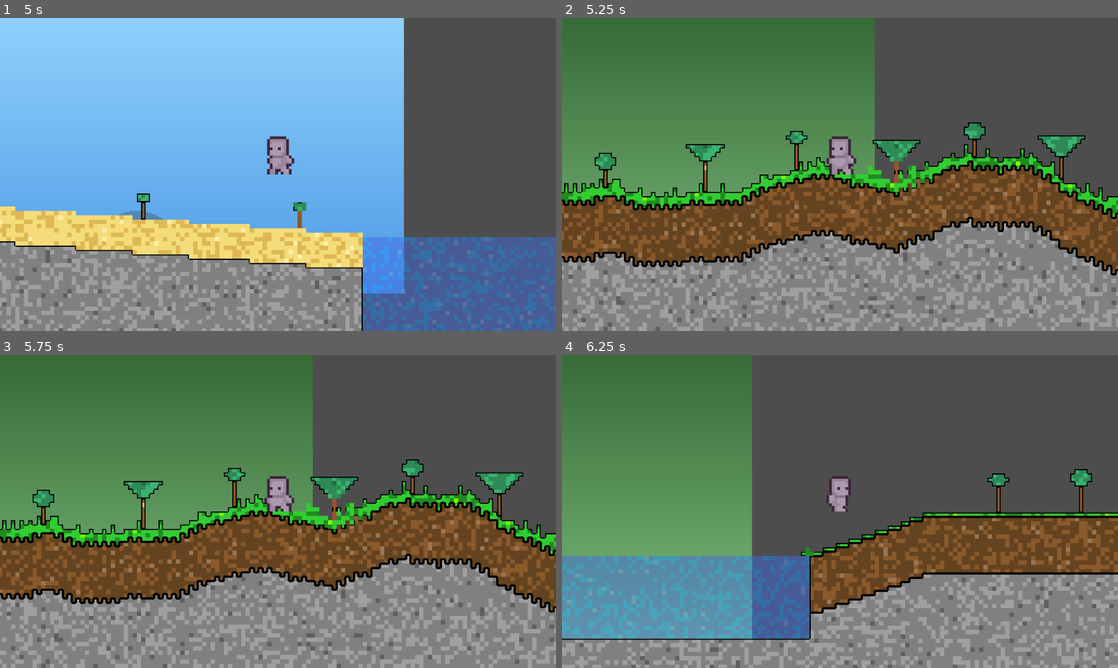
Above: before the commit, frames 1-4 (two rows, left to right).
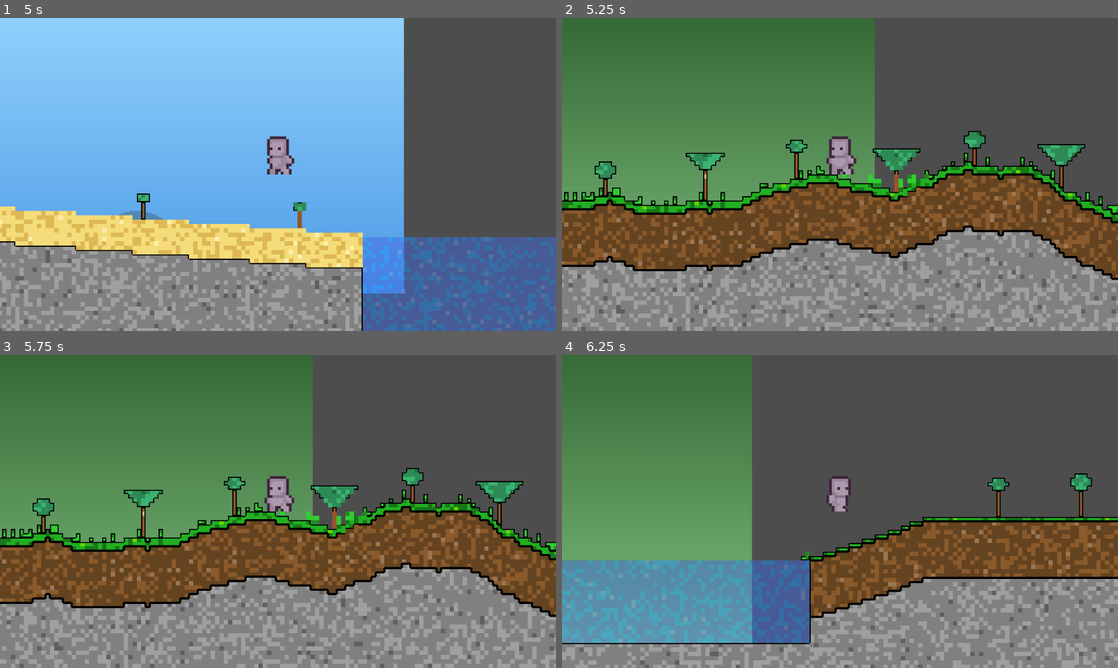
Above: after the commit, the same moments.

Repository: MessrsBrightside/pixel-mixel
Game: Godot game, scene res://scenes/main.tscn
The game is run twice, just before and just after one commit, with the same random seed, the same clock (stepped at 60 frames per second) and the same inputs.
Inputs (mouse positions are in pixels of both pictures, inside the frame that each line leads up to):
- Up to frame 1 (5 s): tap Enter (ui_accept) at 0.5, 0.77, 1.52, 3.02, 3.77, 4.52 s; move the mouse to (400, 158) at 0.52 s; hold Right (ui_right) 0.53-1.28 s; tap 1 at 0.6 s; click (400, 158) at 0.67 s; move the mouse to (166, 190) at 1.27 s; hold Down 1.28-2.03 s; tap 2 at 1.35 s; click (166, 190) at 1.42 s; move the mouse to (333, 105) at 2.02 s; hold Right (ui_right) 2.03-2.78 s; tap 3 at 2.1 s; click (333, 105) at 2.17 s; move the mouse to (250, 237) at 2.77 s; hold Up 2.78-3.53 s; tap 4 at 2.85 s; click (250, 237) at 2.92 s; move the mouse to (444, 221) at 3.52 s; hold Left (ui_left) from 3.53 s (still down); tap 5 at 3.6 s; click (444, 221) at 3.67 s; move the mouse to (111, 127) at 4.27 s; tap 6 at 4.35 s; click (111, 127) at 4.42 s
- Up to frame 2 (5.25 s): move the mouse to (867, 174) at 5.02 s; release Left (ui_left) at 5.03 s; hold Down from 5.03 s (still down); tap 7 at 5.1 s; click (867, 174) at 5.17 s
- Up to frame 3 (5.75 s): keep holding Down
- Up to frame 4 (6.25 s): move the mouse to (756, 433) at 5.77 s; release Down at 5.78 s; hold Right (ui_right) from 5.78 s (still down); tap 8 at 5.85 s; click (756, 433) at 5.92 s; tap Enter (ui_accept) at 6.02 s

Frame 1 is identical in both runs. In frame 2, 29% of the frame differs, in the area x 0-100%, y 33-100%; in frame 3, 29%; in frame 4, 16%.

Commit message:
feat: grass dual-layer (solid base + decorative foreground) (#41)
- Add grass_solid.tres (index 10): non-passable, darker palette, player stands on it
- Add foreground property to TerrainDef for z-ordering
- Update ChunkRenderer: two-pass rendering (bg sprite + fg sprite at z_index=2)
- Update forest_surface, forest_lake, ocean_shore biomes to use grass_solid base
- Decorative grass (index 4) renders in front of player, passable
- Register terrain index 10 in main.gd and screenshot tool
- Add test_grass_layers.gd (8 assertions: collision, foreground, biome presence)
- Update existing biome tests for new terrain index
- Regenerate forest_surface screenshot

Diff:
--- a/resources/grass.tres
+++ b/resources/grass.tres
@@ -10,3 +10,4 @@
 density = 0.3
 toughness = 0.2
 passable = true
+foreground = true
--- /dev/null
+++ b/resources/grass_solid.tres
@@ -0,0 +1,13 @@
+[gd_resource type="Resource" script_class="TerrainDef" load_steps=2 format=3]
+
+[ext_resource type="Script" path="res://scripts/terrain_def.gd" id="1"]
+
+[resource]
+script = ExtResource("1")
+id = &"grass_solid"
+display_name = "Grass (Solid)"
+palette = Array[Color]([Color(0.133, 0.694, 0.133, 1), Color(0.098, 0.463, 0.098, 1), Color(0.412, 0.839, 0.0, 1), Color(0.0, 0.424, 0.0, 1)])
+density = 1.0
+toughness = 0.3
+passable = false
+foreground = false
--- a/scenes/main.gd
+++ b/scenes/main.gd
@@ -141,7 +141,7 @@
 
 func _load_terrain_defs() -> Array[TerrainDef]:
 	var defs: Array[TerrainDef] = []
-	defs.resize(10)
+	defs.resize(11)
 	defs[0] = null
 	defs[1] = load("res://resources/dirt.tres")
 	defs[2] = load("res://resources/stone.tres")
@@ -152,6 +152,7 @@
 	defs[7] = load("res://resources/sand.tres")
 	defs[8] = load("res://resources/mushroom.tres")
 	defs[9] = load("res://resources/cactus.tres")
+	defs[10] = load("res://resources/grass_solid.tres")
 	return defs
 
 
--- a/scripts/gen/biomes/forest_lake_biome.gd
+++ b/scripts/gen/biomes/forest_lake_biome.gd
@@ -9,6 +9,7 @@
 const GRASS := 4
 const LEAVES := 5
 const WOOD := 6
+const GRASS_SOLID := 10
 
 
 func execute(grid: ChunkGrid, params: Dictionary) -> void:
@@ -63,8 +64,8 @@
 			for y in range(water_surface_y, sy):
 				grid.set_chunk(Vector2i(x, y), WATER, 0, ChunkGrid.State.LIQUID)
 		else:
-			# Land: grass top, dirt, then stone
-			grid.set_chunk(Vector2i(x, sy), GRASS, 0, ChunkGrid.State.STATIC)
+			# Land: grass_solid top, dirt, then stone
+			grid.set_chunk(Vector2i(x, sy), GRASS_SOLID, 0, ChunkGrid.State.STATIC)
 			var dirt_end := sy + 14
 			for y in range(sy + 1, mini(dirt_end, size.y)):
 				grid.set_chunk(Vector2i(x, y), DIRT, 0, ChunkGrid.State.STATIC)
--- a/scripts/gen/biomes/forest_surface_biome.gd
+++ b/scripts/gen/biomes/forest_surface_biome.gd
@@ -8,6 +8,7 @@
 const GRASS := 4
 const LEAVES := 5
 const WOOD := 6
+const GRASS_SOLID := 10
 
 
 func execute(grid: ChunkGrid, params: Dictionary) -> void:
@@ -27,13 +28,13 @@
 	# Fill terrain layers
 	for x in range(size.x):
 		var sy: int = surface[x]
-		# Grass top layer (2-3 chunks)
-		var grass_depth := 2 + (x % 2)
-		for y in range(sy, mini(sy + grass_depth, size.y)):
-			grid.set_chunk(Vector2i(x, y), GRASS, 0, ChunkGrid.State.STATIC)
+		# Grass solid base (top 2 chunks — player stands on this)
+		var solid_depth := 2
+		for y in range(sy, mini(sy + solid_depth, size.y)):
+			grid.set_chunk(Vector2i(x, y), GRASS_SOLID, 0, ChunkGrid.State.STATIC)
 		# Dirt layer (~13 chunks)
-		var dirt_start := sy + grass_depth
-		var dirt_end := sy + grass_depth + 13
+		var dirt_start := sy + solid_depth
+		var dirt_end := sy + solid_depth + 13
 		for y in range(dirt_start, mini(dirt_end, size.y)):
 			grid.set_chunk(Vector2i(x, y), DIRT, 0, ChunkGrid.State.STATIC)
 		# Stone to bottom
@@ -49,17 +50,15 @@
 			_place_maple(grid, next_tree_x, surface[next_tree_x], rng)
 		next_tree_x += rng.randi_range(15, 25)
 
-	# Scatter grass blades on surface between trees
+	# Scatter decorative grass blades above solid grass surface
 	for x in range(size.x):
-		var chunk: Variant = grid.get_chunk(Vector2i(x, surface[x]))
-		if chunk != null and chunk.terrain == GRASS:
-			if rng.randf() < 0.3:
-				var blade_h := rng.randi_range(1, 2)
-				for i in range(blade_h):
-					var gy: int = surface[x] - 1 - i
-					var above: Variant = grid.get_chunk(Vector2i(x, gy))
-					if gy >= 0 and above != null and above.terrain == 0:
-						grid.set_chunk(Vector2i(x, gy), GRASS, 0, ChunkGrid.State.STATIC)
+		if rng.randf() < 0.3:
+			var blade_h := rng.randi_range(1, 2)
+			for i in range(blade_h):
+				var gy: int = surface[x] - 1 - i
+				var above: Variant = grid.get_chunk(Vector2i(x, gy))
+				if gy >= 0 and above != null and above.terrain == 0:
+					grid.set_chunk(Vector2i(x, gy), GRASS, 0, ChunkGrid.State.STATIC)
 
 
 func _place_evergreen(grid: ChunkGrid, x: int, surface_y: int, rng: RandomNumberGenerator) -> void:
--- a/scripts/gen/biomes/ocean_shore_biome.gd
+++ b/scripts/gen/biomes/ocean_shore_biome.gd
@@ -11,6 +11,7 @@
 const LEAVES := 5
 const WOOD := 6
 const SAND := 7
+const GRASS_SOLID := 10
 
 
 func execute(grid: ChunkGrid, params: Dictionary) -> void:
@@ -60,16 +61,16 @@
 		# Replace top sand with dirt
 		for y in range(surface_y, mini(surface_y + 8, size.y)):
 			grid.set_chunk(Vector2i(x, y), DIRT, 0, ChunkGrid.State.STATIC)
-		# Grass on top
+		# Grass solid on top
 		if surface_y > 0:
-			grid.set_chunk(Vector2i(x, surface_y - 1), GRASS, 0, ChunkGrid.State.STATIC)
+			grid.set_chunk(Vector2i(x, surface_y - 1), GRASS_SOLID, 0, ChunkGrid.State.STATIC)
 
-	# Grass at dirt/sand transition
+	# Grass solid at dirt/sand transition
 	for x in range(dirt_zone_end, dirt_zone_end + 5):
 		var t := float(x) / float(water_line_x)
 		var surface_y := beach_start_y + int(t * (water_surface_y - beach_start_y))
 		if surface_y > 0:
-			grid.set_chunk(Vector2i(x, surface_y - 1), GRASS, 0, ChunkGrid.State.STATIC)
+			grid.set_chunk(Vector2i(x, surface_y - 1), GRASS_SOLID, 0, ChunkGrid.State.STATIC)
 
 	# Palm trees on beach (every 30-50 chunks apart)
 	var next_tree_x := dirt_zone_end + 10
--- a/scripts/render/chunk_renderer.gd
+++ b/scripts/render/chunk_renderer.gd
@@ -8,23 +8,35 @@
 var terrain_defs: Array[TerrainDef]
 
 var _sprite: Sprite2D
+var _fg_sprite: Sprite2D
 
 
 func _ready() -> void:
 	_sprite = Sprite2D.new()
 	_sprite.centered = false
 	add_child(_sprite)
+	_fg_sprite = Sprite2D.new()
+	_fg_sprite.centered = false
+	_fg_sprite.z_index = 2
+	add_child(_fg_sprite)
 
 
 func render() -> void:
-	var tex := ImageTexture.create_from_image(render_to_image())
-	_sprite.texture = tex
+	var images := render_to_images()
+	_sprite.texture = ImageTexture.create_from_image(images[0])
+	_fg_sprite.texture = ImageTexture.create_from_image(images[1])
 
 
 func render_to_image() -> Image:
+	return render_to_images()[0]
+
+
+func render_to_images() -> Array[Image]:
 	var size := grid.get_size()
-	var img := Image.create(size.x * CHUNK_PX, size.y * CHUNK_PX, false, Image.FORMAT_RGBA8)
-	img.fill(Color(0, 0, 0, 0))
+	var bg_img := Image.create(size.x * CHUNK_PX, size.y * CHUNK_PX, false, Image.FORMAT_RGBA8)
+	var fg_img := Image.create(size.x * CHUNK_PX, size.y * CHUNK_PX, false, Image.FORMAT_RGBA8)
+	bg_img.fill(Color(0, 0, 0, 0))
+	fg_img.fill(Color(0, 0, 0, 0))
 
 	for y in range(size.y):
 		for x in range(size.x):
@@ -42,12 +54,13 @@
 
 			var px := x * CHUNK_PX
 			var py := y * CHUNK_PX
+			var img: Image = fg_img if tdef.foreground else bg_img
 			img.fill_rect(Rect2i(px, py, CHUNK_PX, CHUNK_PX), color)
 
 			if state == ChunkGrid.State.STATIC:
 				_draw_borders(img, Vector2i(x, y), px, py, terrain)
 
-	return img
+	return [bg_img, fg_img]
 
 
 func update_region(_rect: Rect2i) -> void:
--- a/scripts/terrain_def.gd
+++ b/scripts/terrain_def.gd
@@ -7,3 +7,4 @@
 @export var density: float = 1.0
 @export var toughness: float = 0.5
 @export var passable: bool = false
+@export var foreground: bool = false
--- a/tests/test_forest_surface_biome.gd
+++ b/tests/test_forest_surface_biome.gd
@@ -37,12 +37,12 @@
 		failed += 1
 		print("FAIL: non-deterministic output")
 
-	# Test: grass layer present on surface
+	# Test: grass layer present on surface (grass_solid or decorative grass)
 	var grass_count := 0
 	for x in range(500):
 		for y in range(144):
 			var chunk = grid.get_chunk(Vector2i(x, y))
-			if chunk.terrain == 4:
+			if chunk.terrain == 4 or chunk.terrain == 10:
 				grass_count += 1
 				break
 	if grass_count > 400:
@@ -74,7 +74,7 @@
 	for y in range(144):
 		for x in range(500):
 			var chunk = grid.get_chunk(Vector2i(x, y))
-			if chunk.terrain in [4, 5, 6]:  # grass, leaves, wood
+			if chunk.terrain in [4, 5, 6]:  # grass (decorative), leaves, wood
 				if chunk.state != ChunkGrid.State.STATIC:
 					veg_not_static += 1
 	if veg_not_static == 0:
--- /dev/null
+++ b/tests/test_grass_layers.gd
@@ -0,0 +1,148 @@
+extends SceneTree
+
+## Headless functional test for grass dual-layer (solid base + decorative foreground).
+
+const GRASS := 4
+const GRASS_SOLID := 10
+
+
+func _init() -> void:
+	var passed := 0
+	var failed := 0
+
+	var terrain_defs := _load_terrain_defs()
+
+	# Test: grass_solid blocks player movement (passable=false)
+	var gs_def: TerrainDef = terrain_defs[GRASS_SOLID]
+	if gs_def != null and not gs_def.passable:
+		passed += 1
+		print("PASS: grass_solid is non-passable (blocks player)")
+	else:
+		failed += 1
+		print("FAIL: grass_solid should be non-passable")
+
+	# Test: decorative grass doesn't block player (passable=true)
+	var g_def: TerrainDef = terrain_defs[GRASS]
+	if g_def != null and g_def.passable:
+		passed += 1
+		print("PASS: decorative grass is passable")
+	else:
+		failed += 1
+		print("FAIL: decorative grass should be passable")
+
+	# Test: decorative grass has foreground=true
+	if g_def != null and g_def.foreground:
+		passed += 1
+		print("PASS: decorative grass has foreground=true")
+	else:
+		failed += 1
+		print("FAIL: decorative grass should have foreground=true")
+
+	# Test: grass_solid has foreground=false
+	if gs_def != null and not gs_def.foreground:
+		passed += 1
+		print("PASS: grass_solid has foreground=false")
+	else:
+		failed += 1
+		print("FAIL: grass_solid should have foreground=false")
+
+	# Test: forest biome has both grass_solid and decorative grass
+	var gen := BiomeGenerator.new()
+	var grid := gen.generate("forest_surface", 42)
+	var size := grid.get_size()
+	var solid_count := 0
+	var deco_count := 0
+	for y in range(size.y):
+		for x in range(size.x):
+			var chunk = grid.get_chunk(Vector2i(x, y))
+			if chunk.terrain == GRASS_SOLID:
+				solid_count += 1
+			elif chunk.terrain == GRASS:
+				deco_count += 1
+	if solid_count > 0 and deco_count > 0:
+		passed += 1
+		print("PASS: forest has both grass_solid (%d) and decorative grass (%d)" % [solid_count, deco_count])
+	else:
+		failed += 1
+		print("FAIL: forest missing grass types (solid=%d deco=%d)" % [solid_count, deco_count])
+
+	# Test: grass_solid is below decorative grass in y-position
+	var solid_below_deco := true
+	for x in range(size.x):
+		var lowest_deco_y := -1
+		var highest_solid_y := size.y
+		for y in range(size.y):
+			var chunk = grid.get_chunk(Vector2i(x, y))
+			if chunk.terrain == GRASS:
+				if lowest_deco_y == -1 or y > lowest_deco_y:
+					lowest_deco_y = y
+			elif chunk.terrain == GRASS_SOLID:
+				if y < highest_solid_y:
+					highest_solid_y = y
+		# If column has both, solid should be at higher y (lower on screen = below)
+		if lowest_deco_y >= 0 and highest_solid_y < size.y:
+			if highest_solid_y <= lowest_deco_y:
+				solid_below_deco = false
+				break
+	if solid_below_deco:
+		passed += 1
+		print("PASS: grass_solid is below decorative grass (higher y-value)")
+	else:
+		failed += 1
+		print("FAIL: grass_solid should be below decorative grass")
+
+	# Test: player collision — simulate standing on grass_solid
+	var test_grid := ChunkGrid.new(10, 20)
+	# Place grass_solid at row 15
+	for x in range(10):
+		test_grid.set_chunk(Vector2i(x, 15), GRASS_SOLID, 0, ChunkGrid.State.STATIC)
+	# Place decorative grass at row 14
+	for x in range(10):
+		test_grid.set_chunk(Vector2i(x, 14), GRASS, 0, ChunkGrid.State.STATIC)
+	var player := Player.new()
+	player.chunk_grid = test_grid
+	player.terrain_defs = terrain_defs
+	# Player feet at top of grass_solid row (y = 15*4 = 60)
+	var collides_solid := player._collides_at(Vector2(20.0, 61.0))
+	# Player fully in decorative grass area (feet at row 14 = y=56..59)
+	# Need player top to be inside grid too: top = 57 - 32 = 25 (row 6, empty)
+	var collides_deco := player._collides_at(Vector2(20.0, 57.0))
+	if collides_solid:
+		passed += 1
+		print("PASS: player collides with grass_solid")
+	else:
+		failed += 1
+		print("FAIL: player should collide with grass_solid")
+	if not collides_deco:
+		passed += 1
+		print("PASS: player passes through decorative grass")
+	else:
+		failed += 1
+		print("FAIL: player should pass through decorative grass")
+
+	# Summary
+	print("")
+	print("Results: %d passed, %d failed" % [passed, failed])
+	if failed == 0:
+		print("ALL TESTS PASSED")
+	else:
+		print("SOME TESTS FAILED")
+
+	quit()
+
+
+func _load_terrain_defs() -> Array[TerrainDef]:
+	var defs: Array[TerrainDef] = []
+	defs.resize(11)
+	defs[0] = null
+	defs[1] = load("res://resources/dirt.tres")
+	defs[2] = load("res://resources/stone.tres")
+	defs[3] = load("res://resources/water.tres")
+	defs[4] = load("res://resources/grass.tres")
+	defs[5] = load("res://resources/leaves.tres")
+	defs[6] = load("res://resources/wood.tres")
+	defs[7] = load("res://resources/sand.tres")
+	defs[8] = load("res://resources/mushroom.tres")
+	defs[9] = load("res://resources/cactus.tres")
+	defs[10] = load("res://resources/grass_solid.tres")
+	return defs
--- a/tests/test_ocean_shore_biome.gd
+++ b/tests/test_ocean_shore_biome.gd
@@ -103,13 +103,13 @@
 		failed += 1
 		print("FAIL: %d tree chunks not STATIC" % tree_not_static)
 
-	# Test: grass exists and is STATIC
+	# Test: grass exists and is STATIC (decorative grass=4 or grass_solid=10)
 	var grass_count := 0
 	var grass_not_static := 0
 	for y in range(144):
 		for x in range(500):
 			var chunk = grid.get_chunk(Vector2i(x, y))
-			if chunk.terrain == 4:  # grass
+			if chunk.terrain == 4 or chunk.terrain == 10:
 				grass_count += 1
 				if chunk.state != ChunkGrid.State.STATIC:
 					grass_not_static += 1
--- a/tools/capture_biome_screenshot.gd
+++ b/tools/capture_biome_screenshot.gd
@@ -34,7 +34,7 @@
 
 func _load_terrain_defs() -> Array[TerrainDef]:
 	var defs: Array[TerrainDef] = []
-	defs.resize(10)
+	defs.resize(11)
 	defs[0] = null
 	defs[1] = load("res://resources/dirt.tres")
 	defs[2] = load("res://resources/stone.tres")
@@ -45,4 +45,5 @@
 	defs[7] = load("res://resources/sand.tres")
 	defs[8] = load("res://resources/mushroom.tres")
 	defs[9] = load("res://resources/cactus.tres")
+	defs[10] = load("res://resources/grass_solid.tres")
 	return defs
Binary file changed: screenshots/phase1/forest_surface_seed42.png
Not shown, changed: changelog.md
Not shown, added: resources/grass_solid.tres.why.md
Not shown, changed: tests/run_all_tests.sh
Not shown, added: tests/test_grass_layers.gd.why.md
